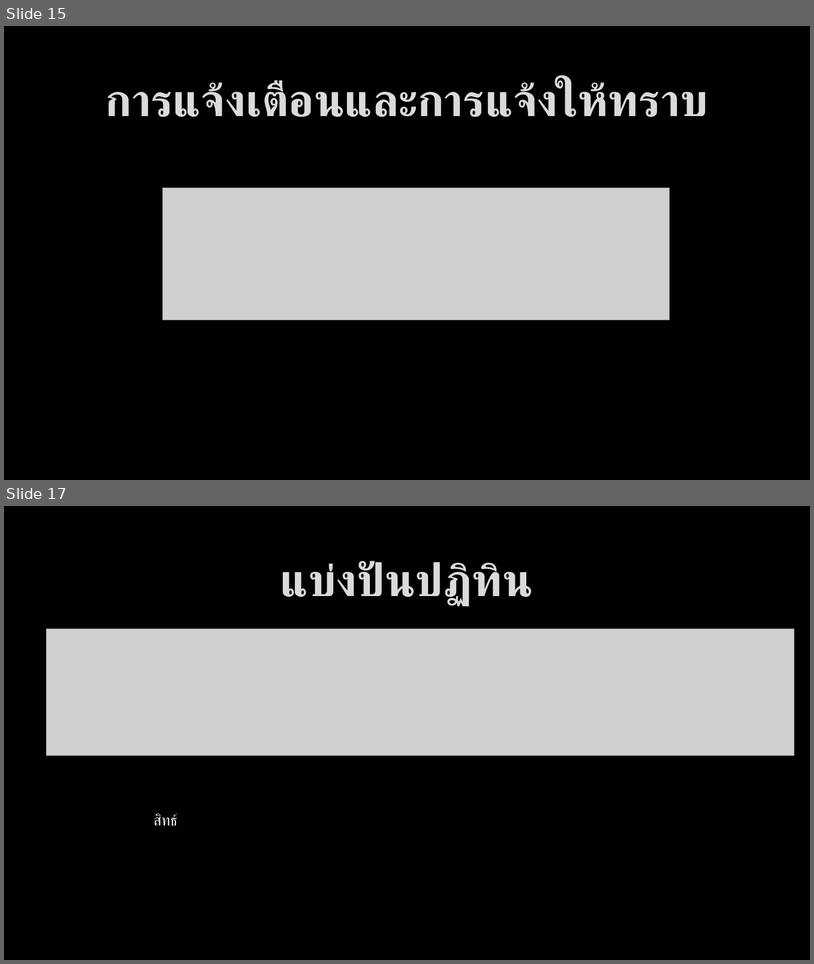
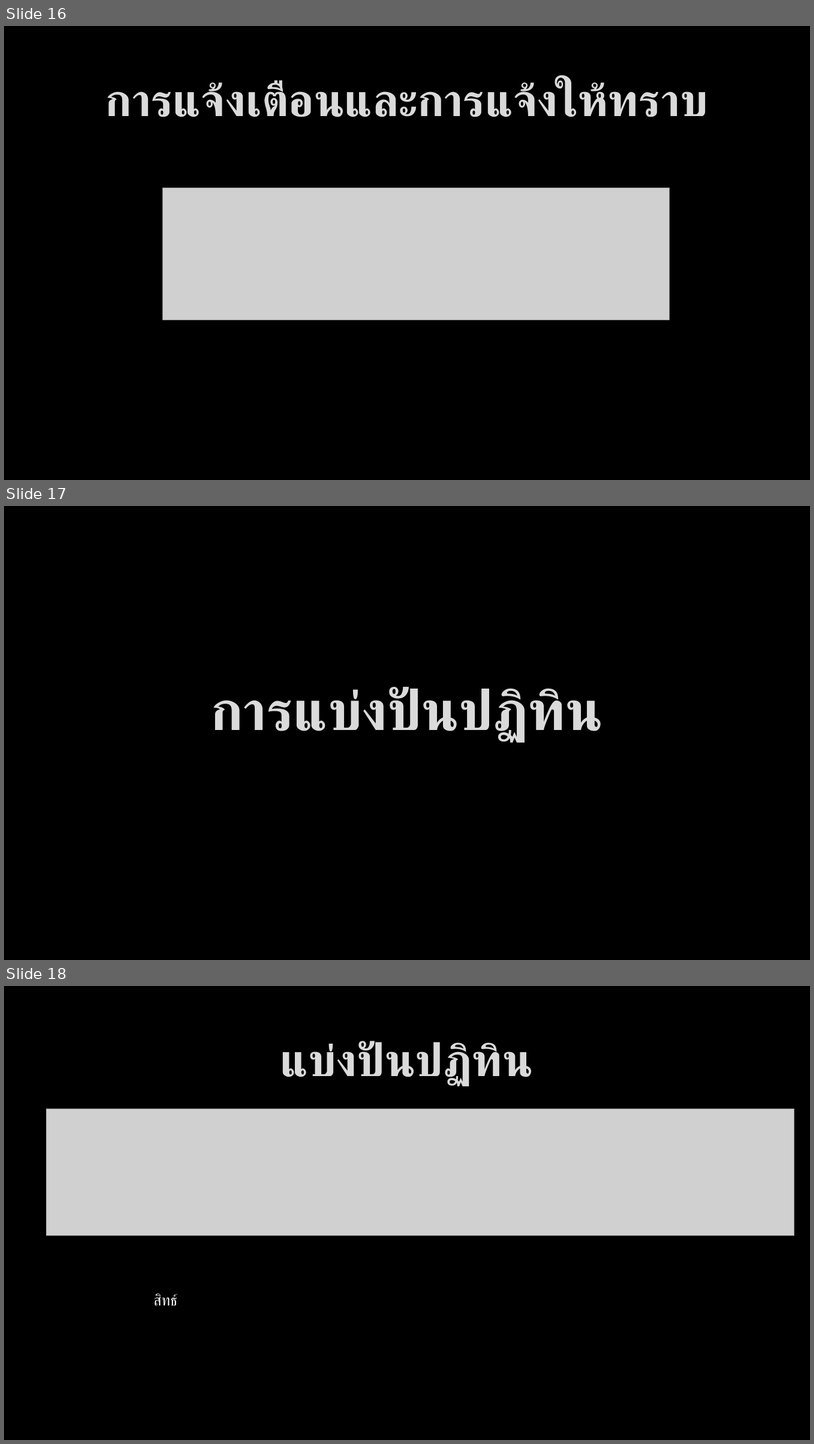
Before and after one commit to bratchasak/gcalendar, a slide deck: Google Calendar.pptx. Shown one above the other, each under a label of ours: slides 15 and 17 before the commit, slides 16, 17 and 18 after it; the slides between them are not shown. The pictures are 814x964 and 814x1444 pixels, drawn with LibreOffice and Linux fonts; fonts in the diff are those of the drawing; grey boxes stand for pictures; background and template pictures are left out. Boxes give left, top, right and bottom in pixels: in the first picture for what was removed or moved away, otherwise in the second. Text is boxed around its words. In the diff, an @@ line names an element or a change of style, - is before the commit and + after.

```diff
--- a/Google Calendar.pptx
+++ b/Google Calendar.pptx
@@ slide 17 added at (4, 506, 810, 960), background picture (left out) @@
@@ title added at (210, 687, 603, 742), 66 pt, text #DADADA, bold @@
+การแบ่งปันปฏิทิน
@@ what was slide 15 is now slide 16 @@
@@ what was slide 17 is now slide 18 @@
```
Also in this commit, not shown: 1 slide changed, 5 other slides added, 1 slide removed, 5 other files.
